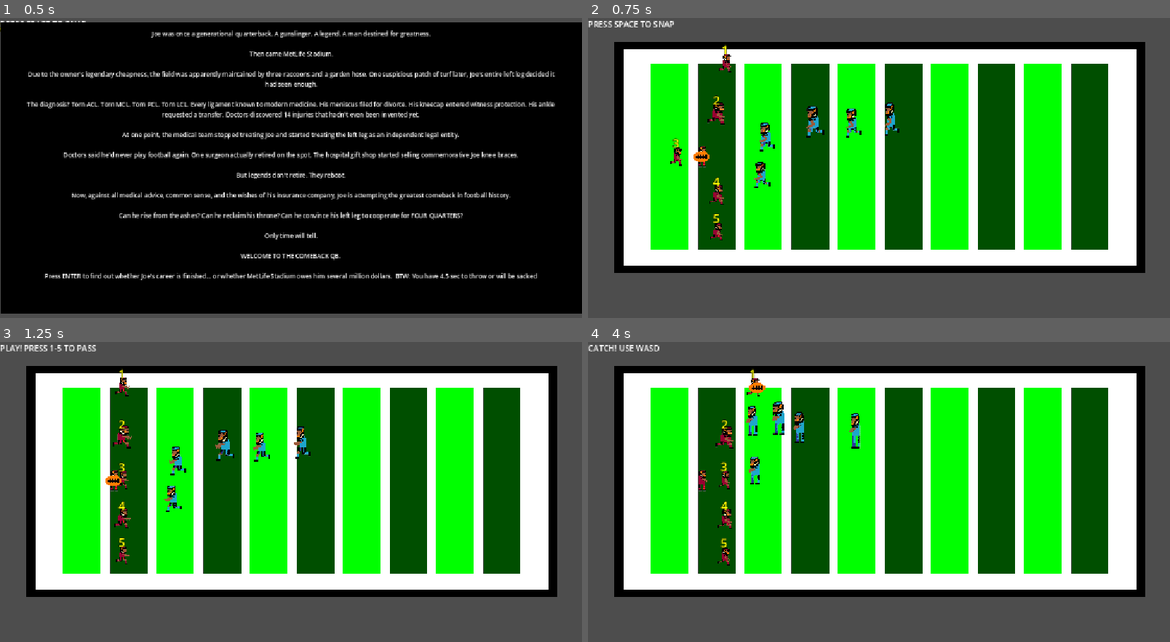
Above: before the commit, frames 1-4 (two rows, left to right).
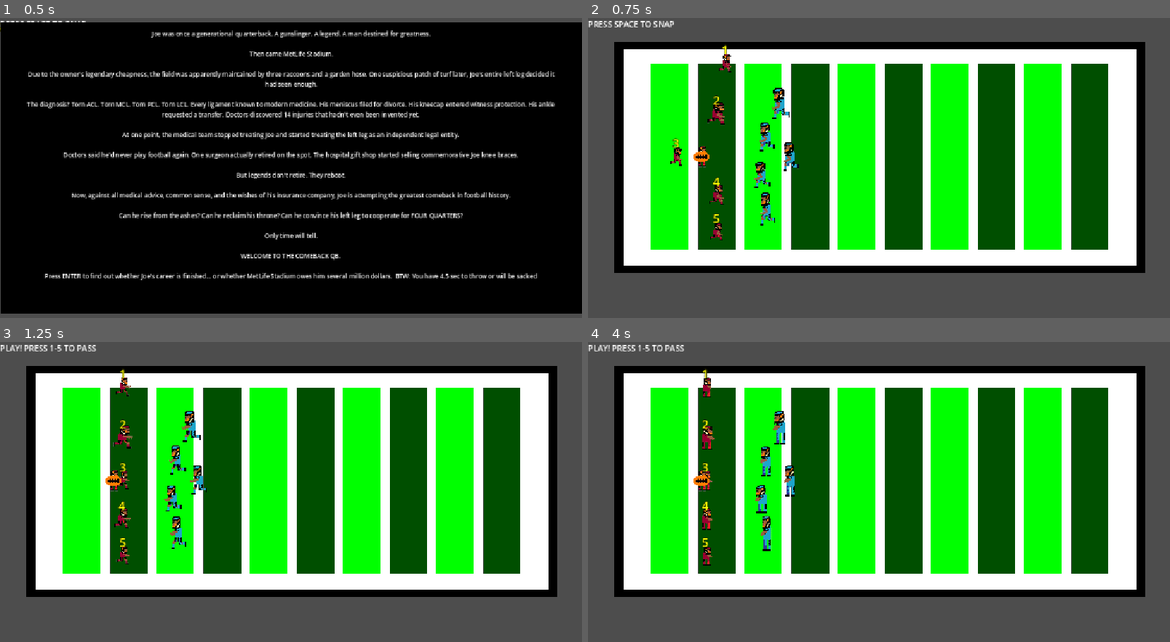
Above: after the commit, the same moments.

Repository: Ventengo1/Haven-Princeton-Game
Game: Godot game, scene res://main.tscn
The game is run twice, just before and just after one commit, with the same random seed, the same clock (stepped at 60 frames per second) and the same inputs.
Inputs:
- Up to frame 1 (0.5 s): no input
- Up to frame 2 (0.75 s): tap Space at 0.5 s; hold D from 0.53 s (still down); hold Enter (Enter) from 0.53 s (still down)
- Up to frame 3 (1.25 s): keep holding D; keep holding Enter (Enter); tap Space at 0.77 s
- Up to frame 4 (4 s): release Enter (Enter) at 1.28 s; tap 1 at 1.35 s; tap Space at 1.52, 3.02, 3.77 s; release D at 2.03 s; hold A 2.03-2.78 s; tap 2 at 2.1 s; hold D from 2.78 s (still down); tap 3 at 2.85 s; tap 4 at 3.6 s

Frame 1 is identical in both runs. In frame 2, 0.9% of the frame differs, in the area x 29-54%, y 23-70%; in frame 3, 1.3%; in frame 4, 2.7%, in the area x 0-47%, y 0-75%.

Commit message:
final, finally :)

Diff:
--- a/defender.gd
+++ b/defender.gd
@@ -2,7 +2,7 @@
 
 signal tackled
 
-@export var speed: float = 50.0
+@export var speed: float = 45.0
 @export var tackle_distance: float = 24.0
 
 var start_position: Vector2
--- a/main.tscn
+++ b/main.tscn
@@ -1205,7 +1205,7 @@
 script = ExtResource("19_a6jrf")
 
 [node name="CB2" type="AnimatedSprite2D" parent="Defender" unique_id=1839850335]
-position = Vector2(522.5852, 209.96744)
+position = Vector2(399.00006, 277)
 rotation = -3.1415925
 scale = Vector2(0.10121452, -0.11983545)
 sprite_frames = SubResource("SpriteFrames_85w7r")
@@ -1213,7 +1213,7 @@
 script = ExtResource("19_a6jrf")
 
 [node name="CB1" type="AnimatedSprite2D" parent="Defender" unique_id=575293001]
-position = Vector2(445.75275, 208.06226)
+position = Vector2(379.00003, 172)
 rotation = -3.1384673
 scale = Vector2(0.11338874, -0.12890443)
 skew = -0.0015047789
@@ -1222,7 +1222,7 @@
 script = ExtResource("19_a6jrf")
 
 [node name="CB3" type="AnimatedSprite2D" parent="Defender" unique_id=943607282]
-position = Vector2(598.1886, 203.51686)
+position = Vector2(353.00003, 381)
 rotation = -3.1415925
 scale = Vector2(0.09501542, -0.1354038)
 sprite_frames = SubResource("SpriteFrames_85w7r")
--- a/qb.gd
+++ b/qb.gd
@@ -1,7 +1,7 @@
 extends Node2D #file for Joe the GOATTTTT
 
 @export var sack_time: float = 4.5
-@export var touchdown_x: float = 1100.0
+@export var touchdown_x: float = 950.0
 @export var pass_speed: float = 300.0
 
 @onready var qb = $QB
--- a/rb.gd
+++ b/rb.gd
@@ -1,6 +1,6 @@
 extends AnimatedSprite2D
 
-@export var speed: float = 100.0
+@export var speed: float = 110.0
 
 var running = false
 var controllable = false
--- a/wr_1.gd
+++ b/wr_1.gd
@@ -1,6 +1,6 @@
 extends AnimatedSprite2D
 
-@export var speed: float = 100.0
+@export var speed: float = 110.0
 
 var running = false
 var controllable = false
--- a/wr_2.gd
+++ b/wr_2.gd
@@ -1,6 +1,6 @@
 extends AnimatedSprite2D
 
-@export var speed: float = 100.0
+@export var speed: float = 110.0
 
 var running = false
 var controllable = false
--- a/wr_3.gd
+++ b/wr_3.gd
@@ -1,6 +1,6 @@
 extends AnimatedSprite2D
 
-@export var speed: float = 100.0
+@export var speed: float = 110.0
 
 var running = false
 var controllable = false
Not shown, changed: export_presets.cfg
Binary file added: index.apple-touch-icon.png
Not shown, added: index.apple-touch-icon.png.import
Binary file added: index.icon.png
Not shown, added: index.icon.png.import
Binary file added: index.png
Not shown, added: index.png.import
Not shown, added: index.audio.position.worklet.js
Not shown, added: index.audio.worklet.js
Not shown, added: index.js
Not shown, added: index.pck
Not shown, added: index.wasm
